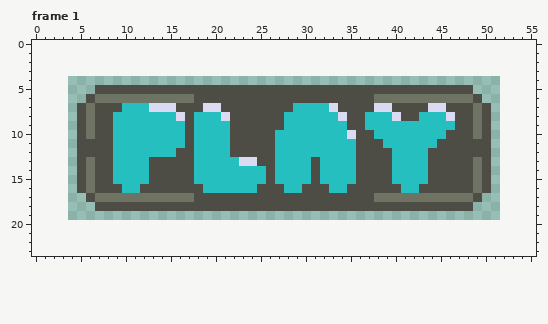
Two versions of one pixel-art file, assets/play.aseprite. The first picture shows the starting point.
48x16 pixels, 1 frame. Shown: frame 1. The old version is drawn lined up with the new one, on the new canvas. The commit also changed other frames, which this record leaves out.
After the commit:
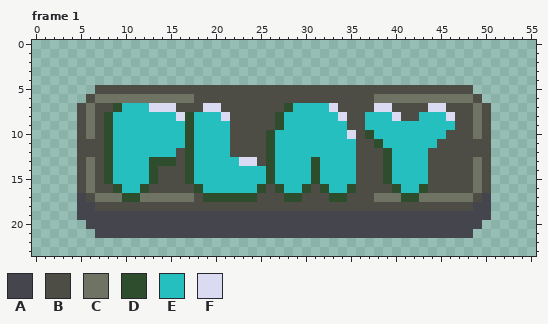
Palette (. is transparent): A #45454d  B #4d4d45  C #6e7363  D #2d4d2d  E #26bfbf  F #dadaf2
The edit:
canvas 48x16 -> 56x24, the old top-left corner now at 4,4
Changed rows in their new state; - is an unchanged pixel.
Frame 1:
first column x 5:
 7 ----D------------------D----------------------
 8 ---D--------D---------D-----------------------
 9 ---D--------D---------D-----------------------
10 ---D--------D--------D----------D-------------
11 ---D--------D--------D-----------D------------
12 ---D--------D--------D------------D-----------
13 ---D----DDD-D--------D----D-------D-----------
14 ---D----D---D--------D----D-------D-----------
15 ---D----D---D--------D----D-------D-----------
16 ----D--D-----D------D-D--D-D--D----D--D-------
17 A----DD-------DDDDDD---DD---DD------DD-------A
18 AA------------------------------------------AA
19 AAAAAAAAAAAAAAAAAAAAAAAAAAAAAAAAAAAAAAAAAAAAAA
20 -AAAAAAAAAAAAAAAAAAAAAAAAAAAAAAAAAAAAAAAAAAAA-
21 --AAAAAAAAAAAAAAAAAAAAAAAAAAAAAAAAAAAAAAAAAA--
Pixel boxes of the changes (left, top, right, bottom) in both pictures:
changed: (77, 103, 491, 238)
